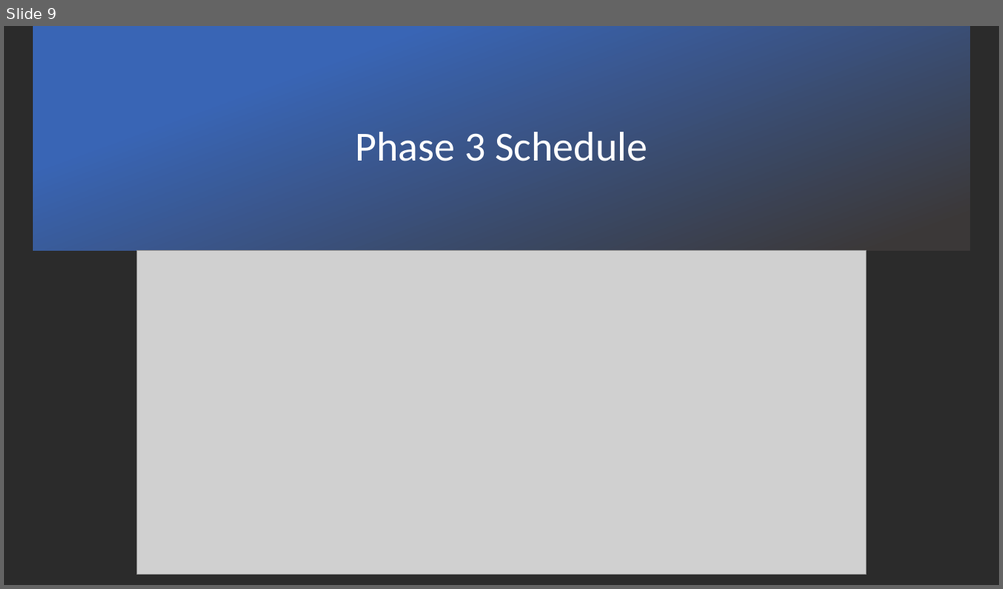
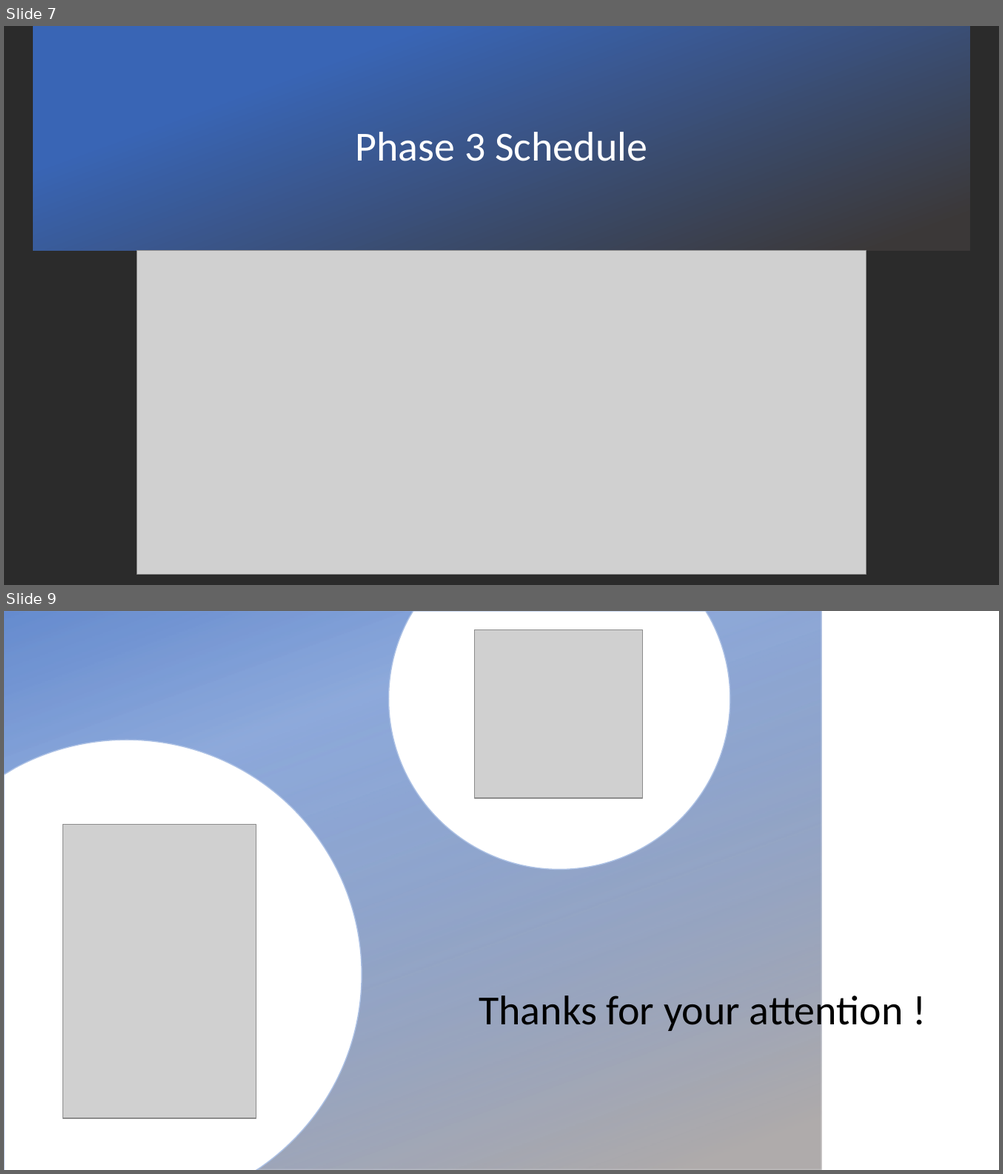
Before and after one commit to tmersch/TSO, a slide deck: documentation/Phase 2 experiments/Presentation second phase.pptx. Shown one above the other, each under a label of ours: slide 9 before the commit, slides 7 and 9 after it; the slides between them are not shown. The pictures are 1003x589 and 1003x1174 pixels, drawn with LibreOffice and Linux fonts; fonts in the diff are those of the drawing; grey boxes stand for pictures; background and template pictures are left out; a plain dark background stands for a picture behind light text. Boxes give left, top, right and bottom in pixels: in the first picture for what was removed or moved away, otherwise in the second. Text is boxed around its words. In the diff, an @@ line names an element or a change of style, - is before the commit and + after.

```diff
--- a/documentation/Phase 2 experiments/Presentation second phase.pptx
+++ b/documentation/Phase 2 experiments/Presentation second phase.pptx
@@ slide 9 added at bbox=[4, 611, 999, 1170], background picture (left out) @@
@@ rectangle added at bbox=[4, 611, 822, 1170], fill gradient #4472C4 to #AFABAB @@
@@ freeform shape added at bbox=[388, 611, 730, 870], fill #FFFFFF, outline #AFABAB 1 pt @@
@@ picture added at bbox=[474, 629, 643, 798] @@
@@ freeform shape added at bbox=[4, 740, 361, 1170], fill #FFFFFF, outline #AFABAB 1 pt @@
@@ picture added at bbox=[63, 824, 256, 1119] @@
@@ title added at bbox=[478, 990, 903, 1034], 40 pt, text #000000 @@
+Thanks for your attention !
@@ what was slide 9 is now slide 7 @@
```
Also in this commit, not shown: 3 slides changed, 3 other slides added, 5 slides removed.
